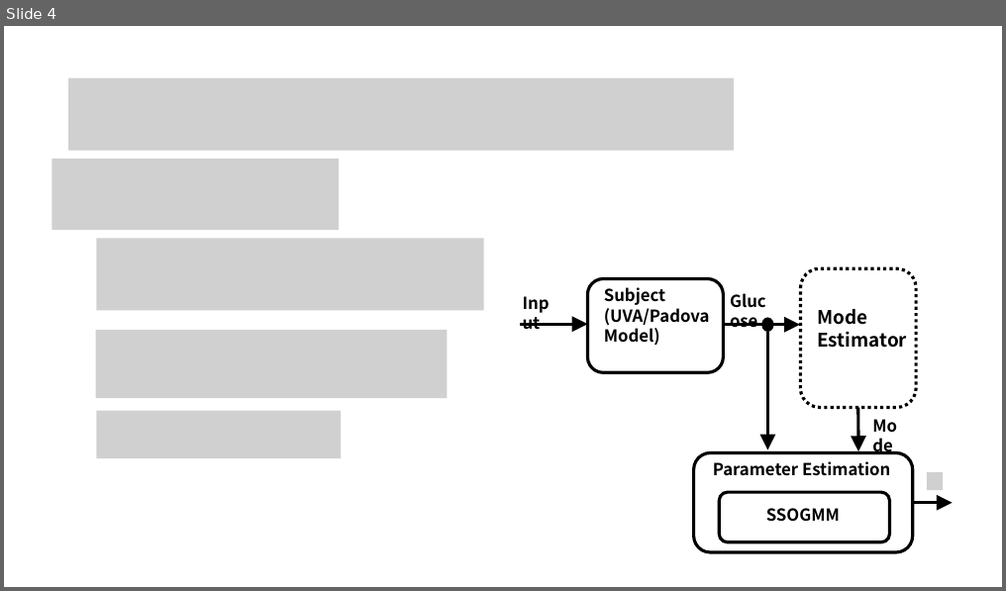
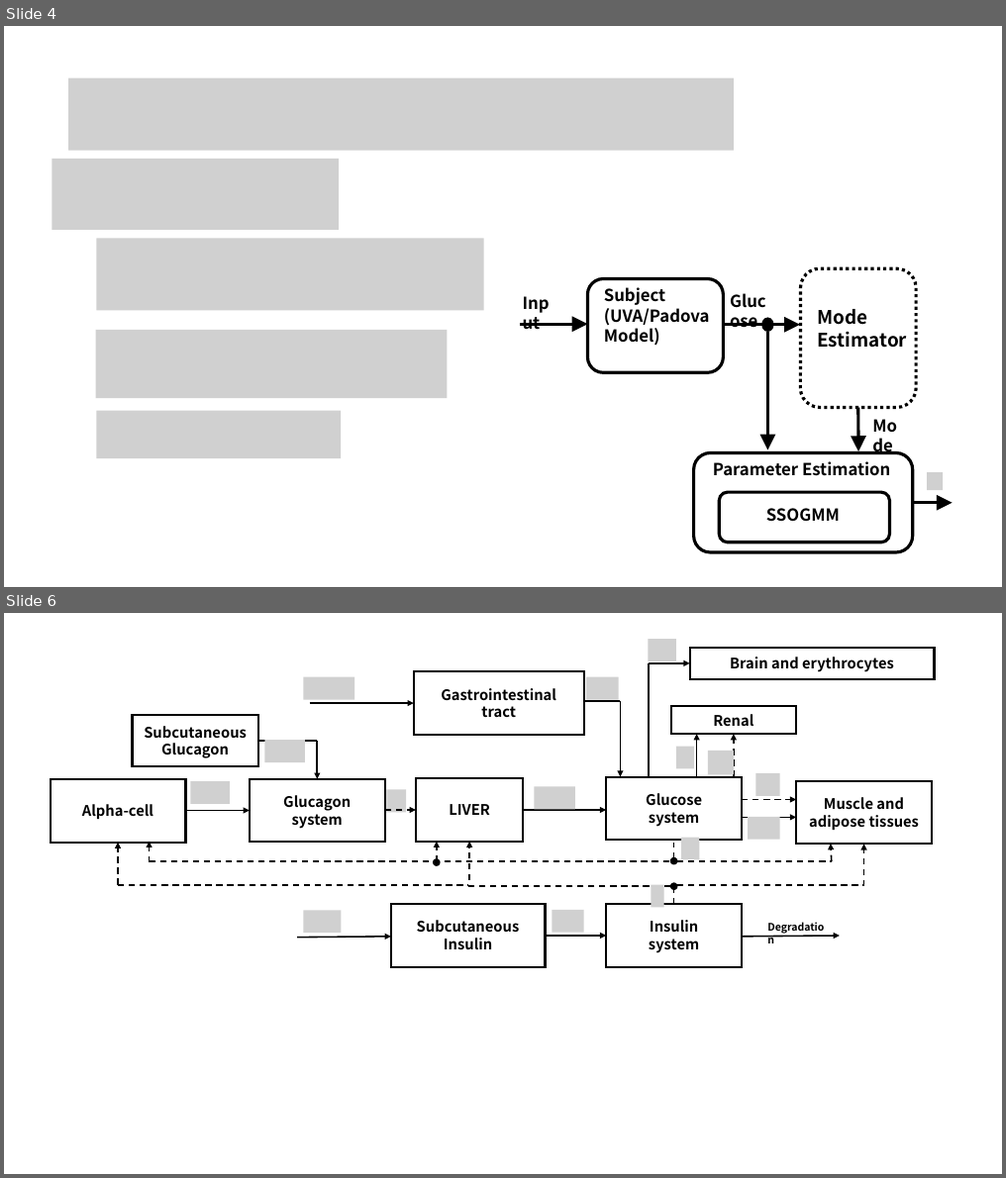
Before and after one commit to res4253/poster, a slide deck: fig_block.pptx. Shown one above the other, each under a label of ours: slide 4 before the commit, slides 4 and 6 after it; the slides between them are not shown. The pictures are 1006x591 and 1006x1178 pixels, drawn with LibreOffice and Linux fonts; fonts in the diff are those of the drawing; grey boxes stand for pictures. Boxes give left, top, right and bottom in pixels: in the first picture for what was removed or moved away, otherwise in the second. Text is boxed around its words. In the diff, an @@ line names an element or a change of style, - is before the commit and + after.

```diff
--- a/fig_block.pptx
+++ b/fig_block.pptx
@@ slide 6 added at (x1=4, y1=613, x2=1002, y2=1174), background #FFFFFF @@
@@ group added at (x1=51, y1=639, x2=935, y2=967): 18 arrows, 15 pictures, 11 rectangles, 8 lines, 3 ellipses, 2 elbow arrows, 1 text @@
+Subcutaneous
+Insulin
+Insulin
+system
+Glucose
+system
+Muscle and
+adipose tissues
+LIVER
+Gastrointestinal
+tract
+Renal
+Brain and erythrocytes
+Glucagon
+system
+Alpha-cell
+Subcutaneous
+Glucagon
+Degradation
```
Also in this commit, not shown: 2 other slides added, 5 other files.
